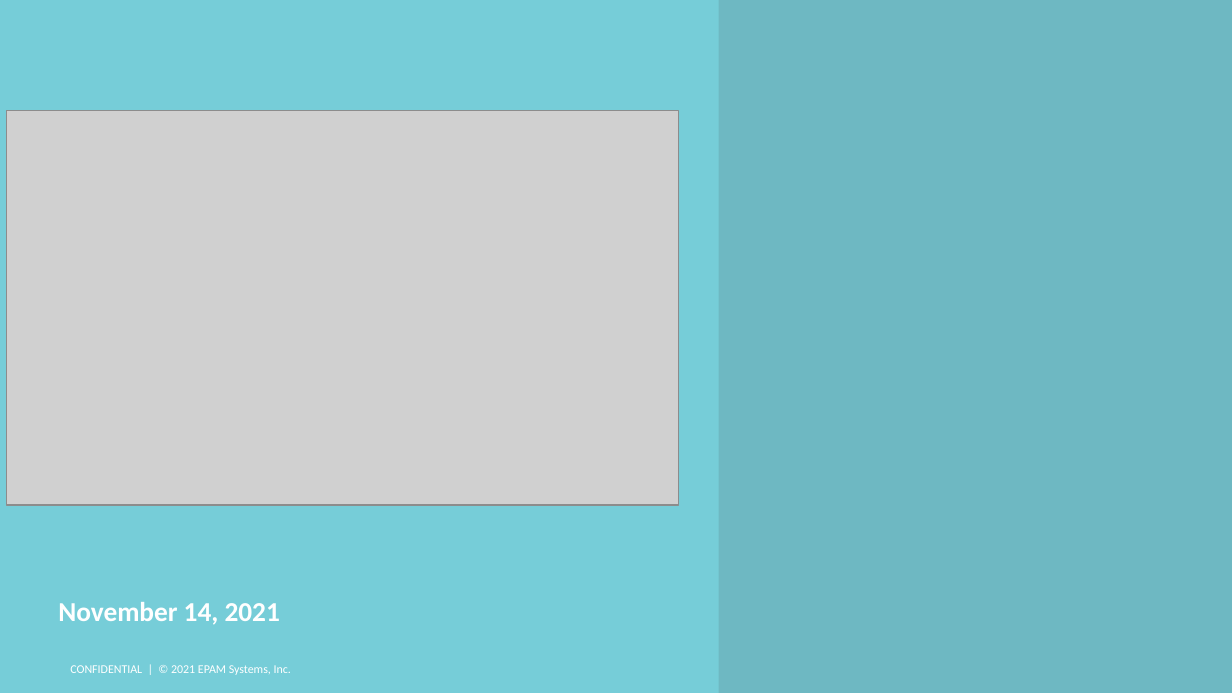
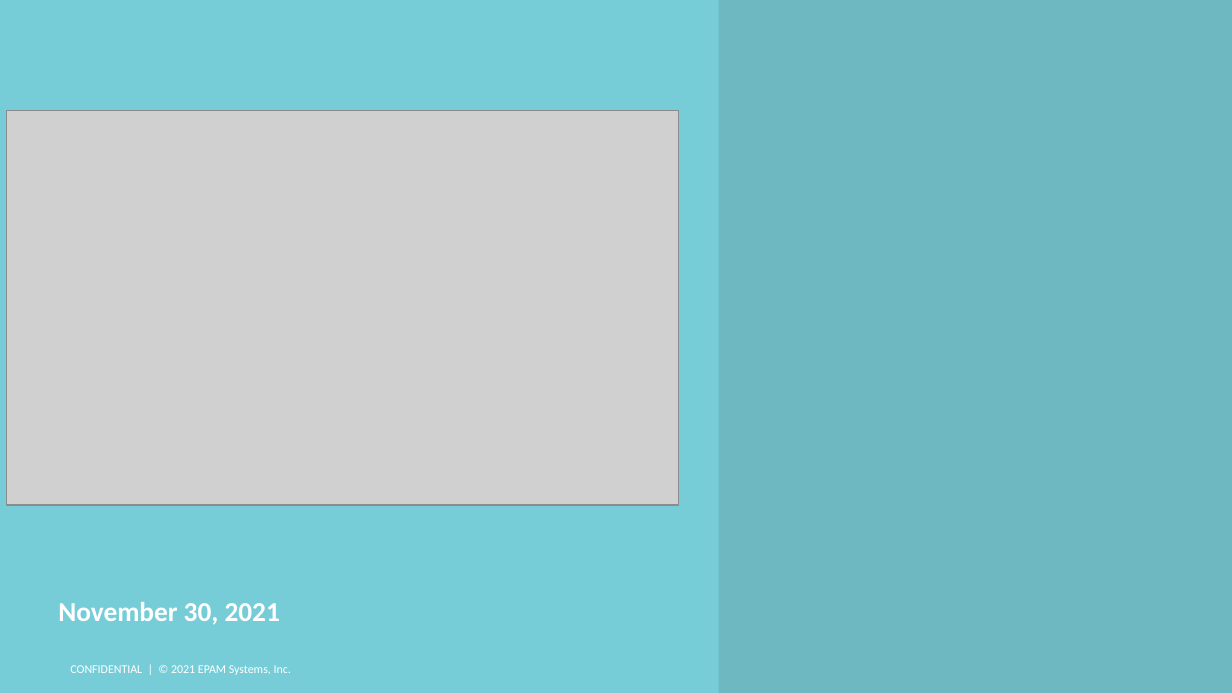
Before and after one commit to AndreyQC/MSBI.Lab, a slide deck: slide 1 of MSSQL.E04/MSSQL.E04.pptx. Drawn at 1232x693 pixels with LibreOffice and Linux fonts; fonts in the diff are those of the drawing; grey boxes stand for pictures; background and template pictures are left out. Boxes give left, top, right and bottom in pixels: in the first picture for what was removed or moved away, otherwise in the second. Text is boxed around its words. In the diff, an @@ line names an element or a change of style, - is before the commit and + after.

```diff
--- a/MSSQL.E04/MSSQL.E04.pptx
+++ b/MSSQL.E04/MSSQL.E04.pptx
@@ text at (58, 602, 280, 625): text changed @@
-November 14, 2021
+November 30, 2021
```
Also in this commit, not shown: 1 slide removed, 9 other files.
